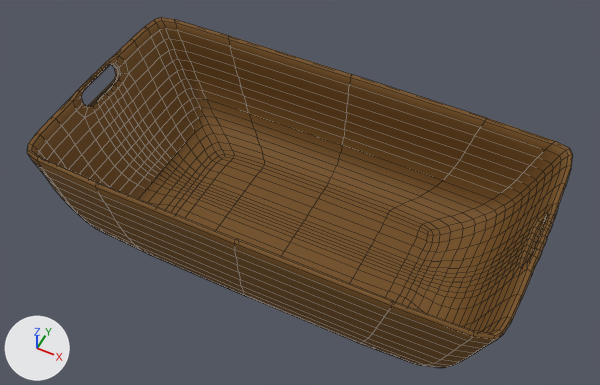
A saved change to the FBX model Cooking Espionage/Assets/Meshes/GruelTrough.fbx.
One viewpoint serves both versions: a camera (50 mm lens) standing at (3.47, -6.91, 9.55) and looking at (0.01, 0.01, 0.89). Lighting does not change. The marker at lower left points along +X, +Y and +Z. The older version comes first. Mesh edges are drawn as thin lines.
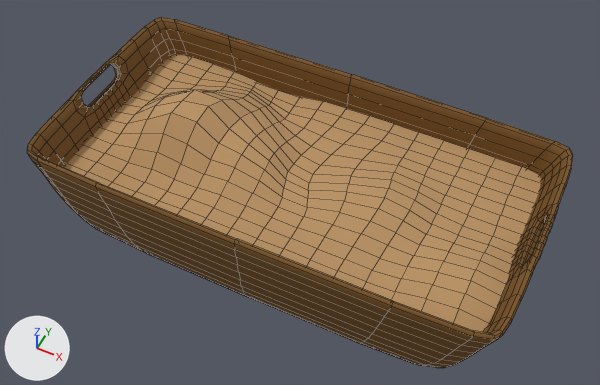
Commit message: Gruel is a go

Where the newer file only moved an object's origin or applied its transform, the numbers keep the older frame.

Edits to the scene script, one JSON object a line:
```json
{"op": "add", "block": "mat_material_002", "code": ["mat_material_002 = principled_material('Material.002')", "mat_material_002.base_color = (0.533, 0.323, 0.147)  # brown #c19a6b", "mat_material_002.metallic = 0.152", "mat_material_002.roughness = 1.0"]}
{"block": "me_plane", "where": "# used by ob_plane; location = (0.0, 0.0, 0.0)"}
{"op": "remove", "block": "me_plane", "code": "me_plane.from_pydata(...)  # 1822 vertices, 1824 faces; spans x -3.33..3.33, y -1.73..1.73, z 0.0..1.78"}
{"op": "add", "block": "me_plane", "code": "me_plane.from_pydata(...)  # 2111 vertices, 2080 faces; spans x -3.33..3.33, y -1.73..1.73, z 0.0..1.78"}
{"block": "me_plane", "change": "me_plane part 1: a new loose piece of 289 vertices spanning x -3.04..3.07, y -1.58..1.58, z 1.06..1.76, in mat_material_002 (brown #c19a6b)"}
{"op": "add", "block": "me_plane", "code": "me_plane.materials.append(mat_material_002)  # brown #c19a6b"}
```

Boxes [x1, y1, x2, y2] around the edits, measured in the pictures (600 x 385 px):
```json
{"part": 1, "of": "me_plane", "change": "added", "after": [64, 54, 541, 332], "on screen": "brown"}
```
